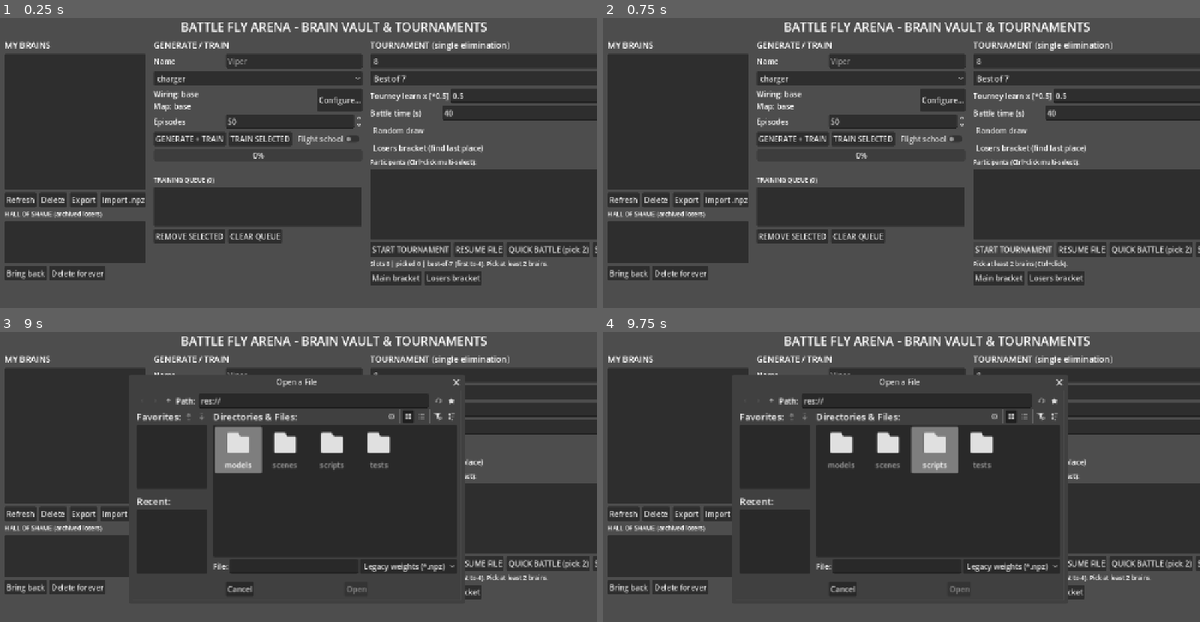
Above: before the commit, frames 1-4 (two rows, left to right).
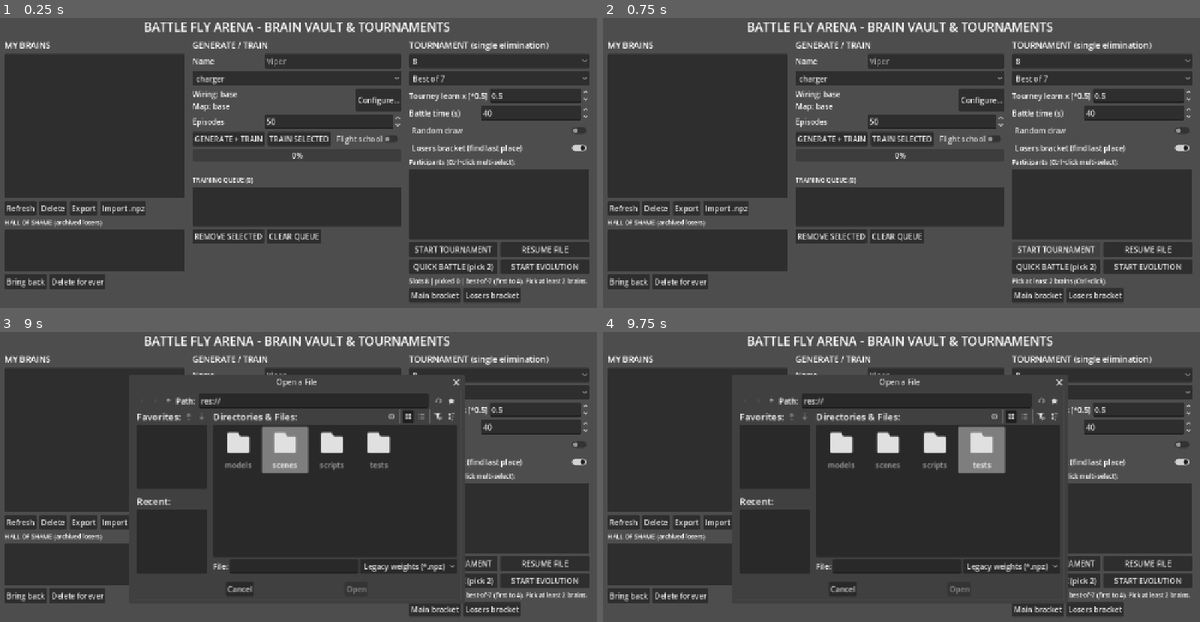
Above: after the commit, the same moments.

Repository: doku/flybrain-arena
Game: Godot game, scene res://scenes/MainMenu.tscn
The game is run twice, just before and just after one commit, with the same random seed, the same clock (stepped at 60 frames per second) and the same inputs.
Inputs (mouse positions are in pixels of both pictures, inside the frame that each line leads up to):
- Up to frame 1 (0.25 s): no input
- Up to frame 2 (0.75 s): click "START TOURNAMENT" at 0.5 s
- Up to frame 3 (9 s): click "START TOURNAMENT" at 1.25 s; click (543, 581) at 2 s, where only the run after the commit has a clickable "START EVOLUTION"; click (543, 581) at 2.75 s, where only the run after the commit has a clickable "START EVOLUTION"; click "Refresh" at 3.5 s; click "Export" at 4.25 s; click "Import .npz" at 5 s; click (167, 401) at 5.75 s; click (167, 401) at 6.5 s; click "charger" at 7.25 s; click "GENERATE + TRAIN" at 8 s; click "TRAIN SELECTED" at 8.75 s
- Up to frame 4 (9.75 s): click "Flight school" at 9.5 s

The runs differ from the first frame. In frame 1, 20% of the frame differs, in the area x 0-100%, y 1-98%; in frame 2, 20%; in frame 3, 11%; in frame 4, 11%.

Commit message:
Menu: wrap tournament buttons to two rows (right cutoff)

Diff:
--- a/arena/scripts/MainMenu.gd
+++ b/arena/scripts/MainMenu.gd
@@ -618,27 +618,36 @@
 	player_list.select_mode = ItemList.SELECT_MULTI
 	player_list.allow_rmb_select = true
 	c.add_child(player_list)
+	# Two rows of two: one four-button row (~690px) overflows its
+	# ~416px column share and gets cut off at the window edge.
 	var srow := HBoxContainer.new()
 	srow.add_theme_constant_override("separation", 6)
 	c.add_child(srow)
 	var start := Button.new()
 	start.text = "START TOURNAMENT"
+	start.size_flags_horizontal = Control.SIZE_EXPAND_FILL
 	start.pressed.connect(_on_start_tournament)
 	srow.add_child(start)
 	resume_button = Button.new()
 	resume_button.text = "RESUME"
+	resume_button.size_flags_horizontal = Control.SIZE_EXPAND_FILL
 	resume_button.pressed.connect(_on_resume)
 	srow.add_child(resume_button)
+	var srow2 := HBoxContainer.new()
+	srow2.add_theme_constant_override("separation", 6)
+	c.add_child(srow2)
 	quick_button = Button.new()
 	quick_button.text = "QUICK BATTLE (pick 2)"
 	quick_button.tooltip_text = "One exhibition battle between exactly 2 selected brains."
+	quick_button.size_flags_horizontal = Control.SIZE_EXPAND_FILL
 	quick_button.pressed.connect(_on_quick_battle)
-	srow.add_child(quick_button)
+	srow2.add_child(quick_button)
 	var evo_button := Button.new()
 	evo_button.text = "START EVOLUTION"
 	evo_button.tooltip_text = "Eternal loop: tournament, archive biggest loser, breed 1 winner-clone + 1 random (50 eps), next generation. STOP in the arena."
+	evo_button.size_flags_horizontal = Control.SIZE_EXPAND_FILL
 	evo_button.pressed.connect(_on_start_evolution)
-	srow.add_child(evo_button)
+	srow2.add_child(evo_button)
 	bracket_status = Label.new()
 	bracket_status.add_theme_font_size_override("font_size", 13)
 	bracket_status.autowrap_mode = TextServer.AUTOWRAP_WORD_SMART
